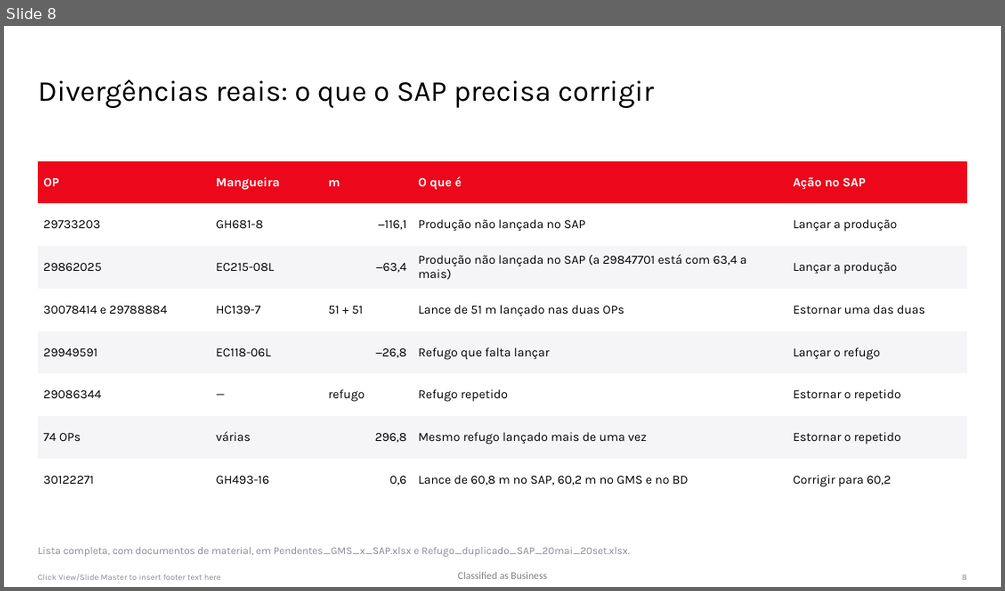
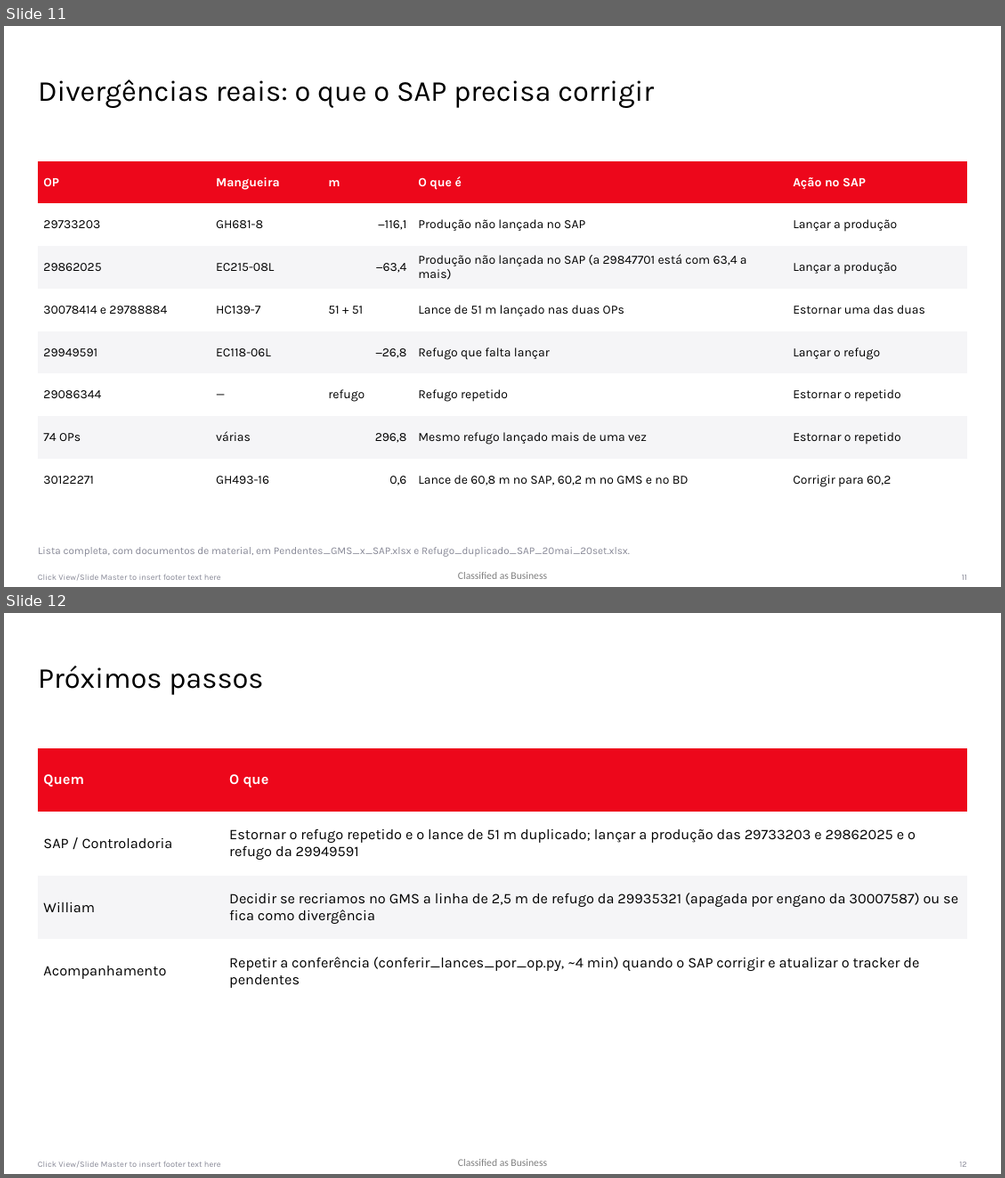
Before and after one commit to WilliamNRAmorim/Projetos, a slide deck: Producao_GMS_x_MB51/Apresentação/Tratativas_GMS_x_SAP.pptx. Shown one above the other, each under a label of ours: slide 8 before the commit, slides 11 and 12 after it. The pictures are 1005x591 and 1005x1178 pixels, drawn with LibreOffice and Linux fonts; fonts in the diff are those of the drawing; background and template pictures are left out. Boxes give left, top, right and bottom in pixels: in the first picture for what was removed or moved away, otherwise in the second. Text is boxed around its words. In the diff, an @@ line names an element or a change of style, - is before the commit and + after.

```diff
--- a/Producao_GMS_x_MB51/Apresentação/Tratativas_GMS_x_SAP.pptx
+++ b/Producao_GMS_x_MB51/Apresentação/Tratativas_GMS_x_SAP.pptx
@@ slide 12 added at (4,613,1001,1174), background #FFFFFF; not listed: 3 template elements that a slide beside it also shows @@
@@ title added at (38,666,263,695), 28 pt, text #000000 @@
+Próximos passos
@@ table added at (38,747,967,1003), 4 rows, 2 columns @@
+Quem | O que
+SAP / Controladoria | Estornar o refugo repetido e o lance de 51 m duplicado; lançar a produção das 29733203 e 29862025 e o refugo da 29949591
+William | Decidir se recriamos no GMS a linha de 2,5 m de refugo da 29935321 (apagada por engano da 30007587) ou se fica como divergência
+Acompanhamento | Repetir a conferência (conferir_lances_por_op.py, ~4 min) quando o SAP corrigir e atualizar o tracker de pendentes
@@ what was slide 8 is now slide 11 @@
```
Also in this commit, not shown: 4 slides changed, 3 other slides added.
